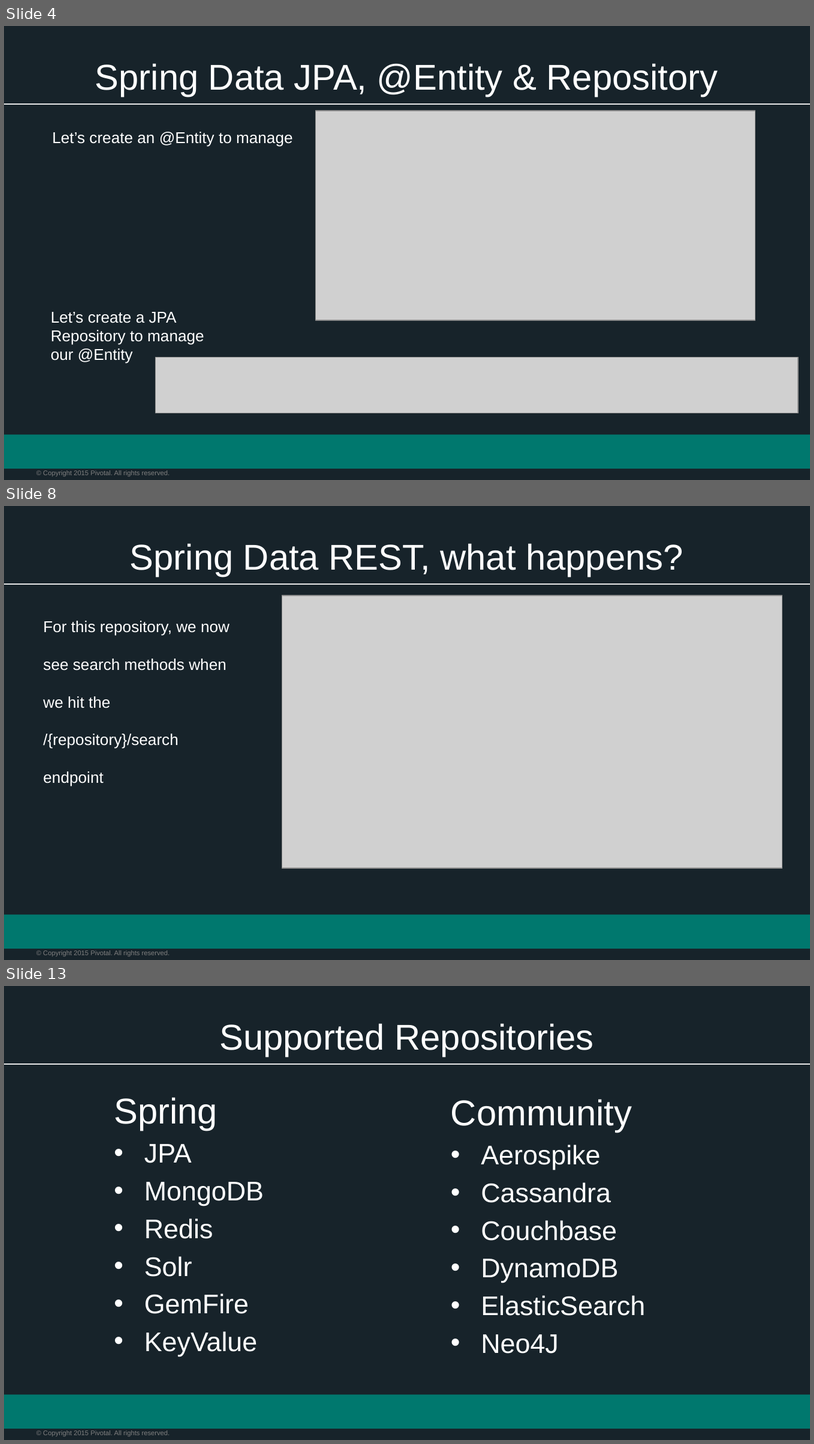
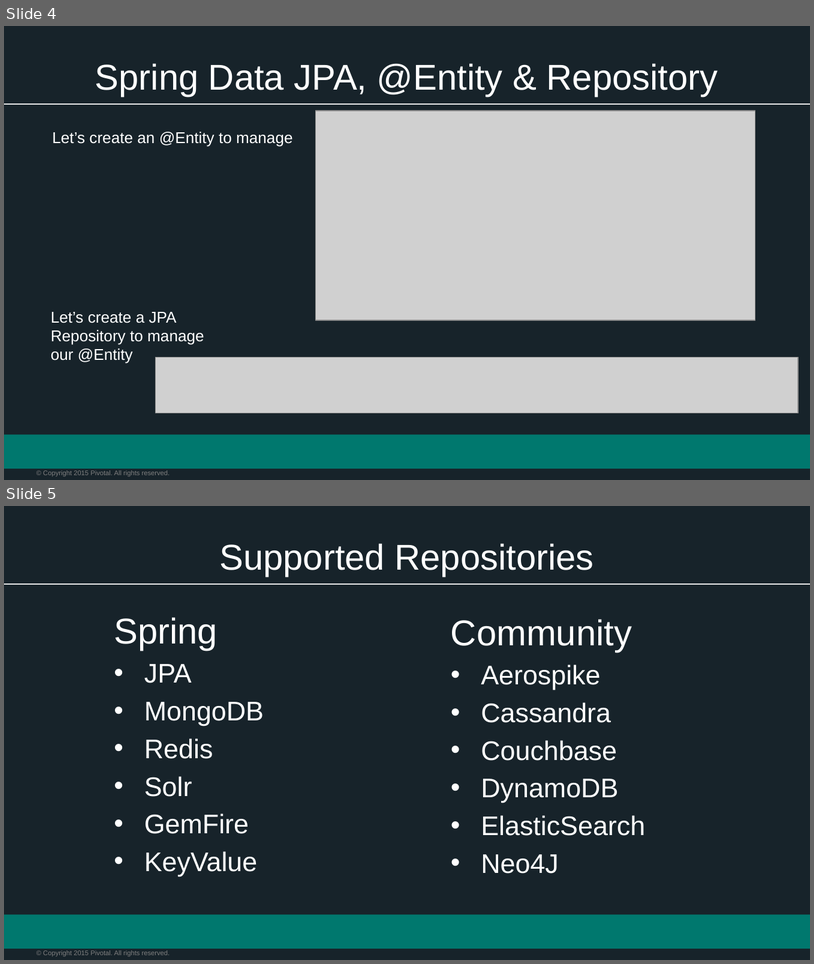
Before and after one commit to phopper-pivotal/Spring-Workshop-Dish, a slide deck: Session_4_Polyglot_Persistence.pptx. Shown one above the other, each under a label of ours: slides 4, 8 and 13 before the commit, slides 4 and 5 after it; the slides between them are not shown. The pictures are 814x1444 and 814x964 pixels, drawn with LibreOffice and Linux fonts; fonts in the diff are those of the drawing; grey boxes stand for pictures; background and template pictures are left out. Boxes give left, top, right and bottom in pixels: in the first picture for what was removed or moved away, otherwise in the second. Text is boxed around its words. In the diff, an @@ line names an element or a change of style, - is before the commit and + after.

```diff
--- a/Session_4_Polyglot_Persistence.pptx
+++ b/Session_4_Polyglot_Persistence.pptx
@@ slide 8 removed at (4, 506, 810, 960), background #17232A; not listed: 3 template elements that a slide beside it also shows @@
@@ title removed at (130, 543, 683, 577) @@
-Spring Data REST, what happens?
@@ picture removed at (282, 595, 783, 868) @@
@@ text removed at (43, 621, 230, 786) @@
-For this repository, we now see search methods when we hit the /{repository}/search endpoint
@@ what was slide 13 is now slide 5 @@
```
Also in this commit, not shown: 1 slide changed, 7 other slides removed, 2 other files.
